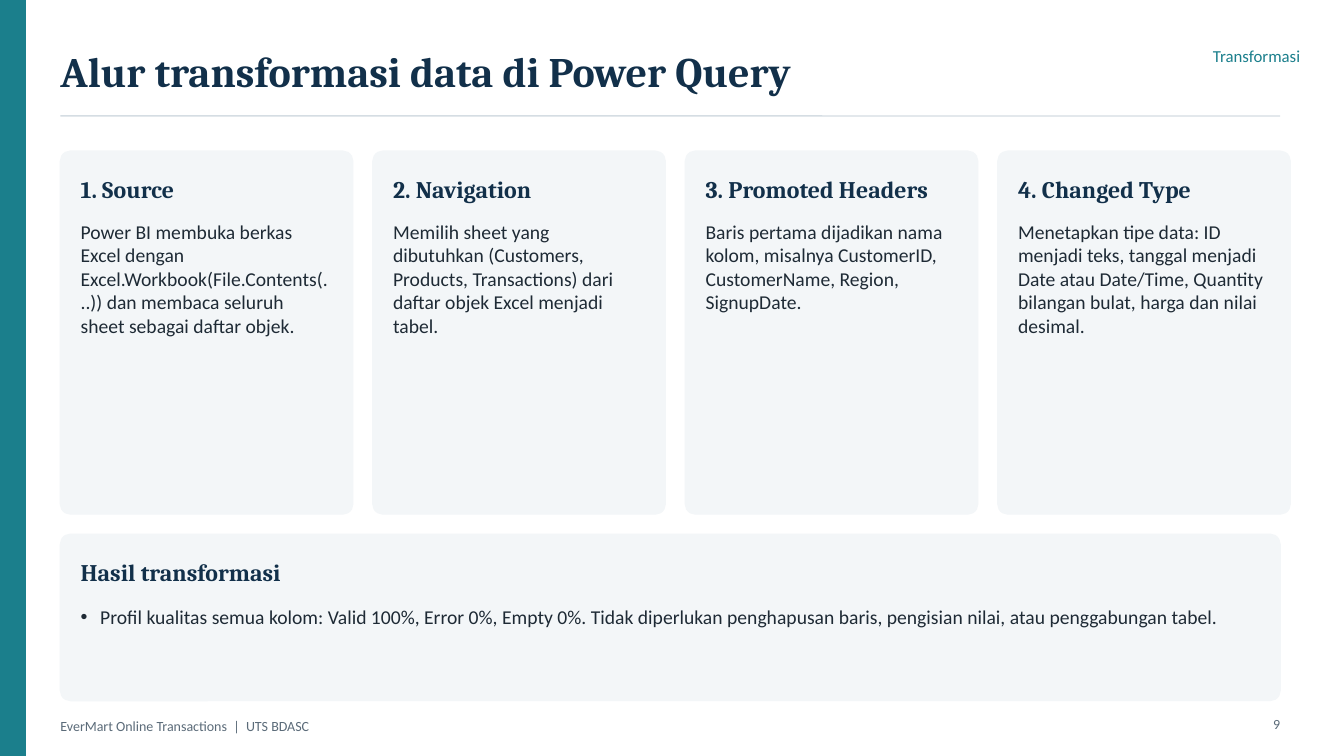
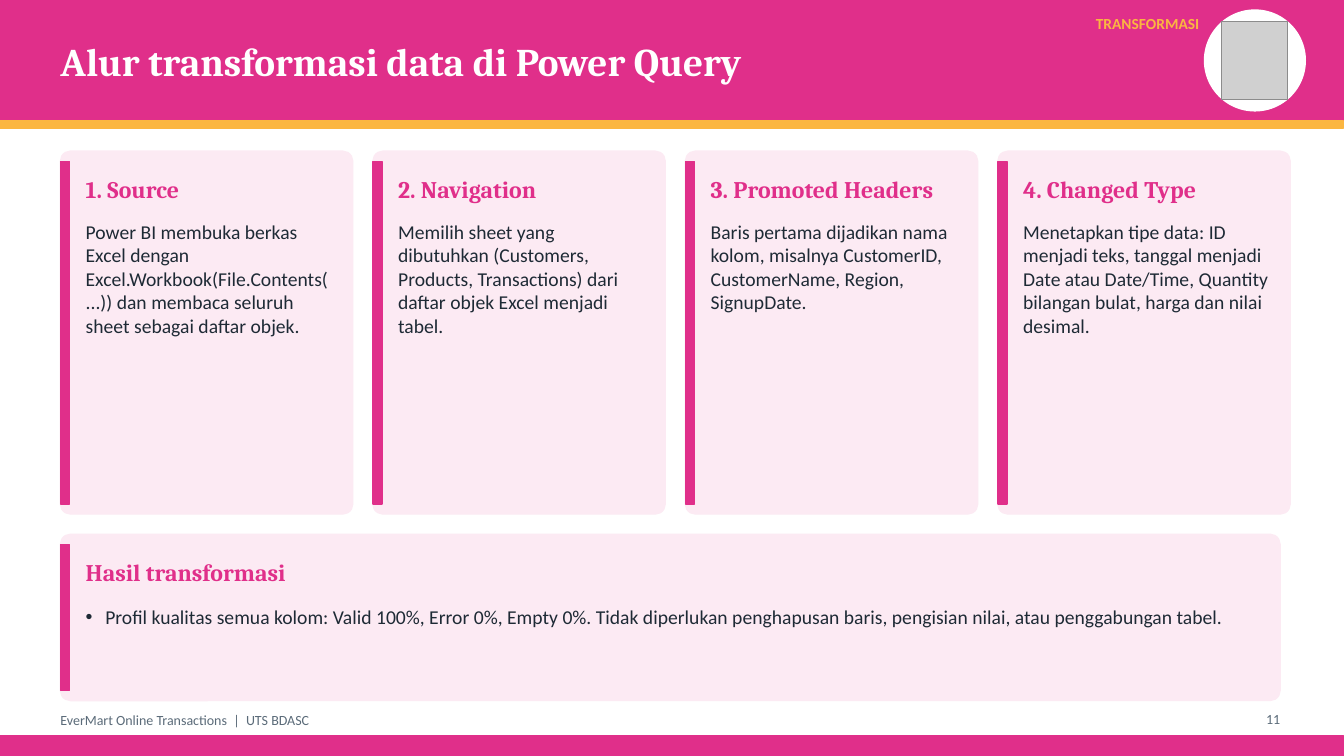
Before and after one commit to farhansech/EXACOUNT, a slide deck: slide 11 of output/EverMart_UTS_BDASC.pptx (slide 9 before the commit). Drawn at 1344x756 pixels with LibreOffice and Linux fonts; fonts in the diff are those of the drawing; grey boxes stand for pictures. Boxes give left, top, right and bottom in pixels: in the first picture for what was removed or moved away, otherwise in the second. Text is boxed around its words. In the diff, an @@ line names an element or a change of style, - is before the commit and + after.

```diff
--- a/output/EverMart_UTS_BDASC.pptx
+++ b/output/EverMart_UTS_BDASC.pptx
@@ rectangle removed at bbox=[0, 0, 25, 756] @@
@@ rectangle added at bbox=[0, 0, 1344, 121], fill #E02F8A, outline #E02F8A 1 pt @@
@@ text "Alur transformasi data di Power ...": place and size @@
-text "Alur transformasi data di Power ..." at bbox=[60, 57, 790, 97]
+text "Alur transformasi data di Power ..." at bbox=[60, 48, 741, 85]
@@ text "Alur transformasi data di Power ..." at bbox=[60, 48, 741, 85]: size 30 to 28 pt, text colour #12304A to #FFFFFF @@
@@ text at bbox=[1096, 19, 1199, 29]: text changed; size 12 to 11 pt; text colour #1B7F8C to #FBB641; bold on @@
-Transformasi
+TRANSFORMASI
@@ ellipse added at bbox=[1205, 10, 1306, 111], fill #FFFFFF, outline #FFFFFF 1 pt @@
@@ picture added at bbox=[1222, 21, 1289, 100] @@
@@ line removed from (60, 116) to (1280, 116) @@
@@ rectangle added at bbox=[0, 121, 1344, 128], fill #FBB641, outline #FBB641 1 pt @@
@@ rectangle added at bbox=[60, 161, 70, 504], fill #E02F8A, outline #E02F8A 1 pt @@
@@ rectangle added at bbox=[373, 161, 382, 504], fill #E02F8A, outline #E02F8A 1 pt @@
@@ rectangle added at bbox=[686, 161, 695, 504], fill #E02F8A, outline #E02F8A 1 pt @@
@@ rectangle added at bbox=[998, 161, 1007, 504], fill #E02F8A, outline #E02F8A 1 pt @@
@@ text colour #12304A to #E02F8A in 5 elements at bbox=[86, 564, 286, 581], bbox=[398, 181, 536, 203], bbox=[711, 181, 933, 198], bbox=[86, 182, 179, 198], bbox=[1023, 181, 1196, 203] @@
@@ text "Power BI membuka berkas Excel ..." rewrapped from bbox=[81, 225, 328, 337] to bbox=[86, 225, 328, 337] @@
@@ text "Memilih sheet yang dibutuhkan (Customers, ...": place and size @@
-text "Memilih sheet yang dibutuhkan (Customers, ..." at bbox=[393, 225, 613, 333]
+text "Memilih sheet yang dibutuhkan (Customers, ..." at bbox=[398, 225, 618, 333]
@@ text "Baris pertama dijadikan nama kolom, ...": place and size @@
-text "Baris pertama dijadikan nama kolom, ..." at bbox=[706, 225, 943, 313]
+text "Baris pertama dijadikan nama kolom, ..." at bbox=[711, 225, 948, 313]
@@ text "Menetapkan tipe data: ID menjadi ...": place and size @@
-text "Menetapkan tipe data: ID menjadi ..." at bbox=[1018, 225, 1262, 333]
+text "Menetapkan tipe data: ID menjadi ..." at bbox=[1023, 225, 1268, 333]
@@ fill #F3F6F8 to #FCEAF3; outline #F3F6F8 1 pt to #FCEAF3 1 pt in 5 elements at bbox=[60, 151, 353, 514], bbox=[373, 151, 665, 514], bbox=[686, 151, 978, 514], bbox=[998, 151, 1291, 514], bbox=[60, 534, 1280, 701] @@
@@ rectangle added at bbox=[60, 544, 70, 691], fill #E02F8A, outline #E02F8A 1 pt @@
@@ text "Profil kualitas semua kolom: Valid ...": place and size @@
-text "Profil kualitas semua kolom: Valid ..." at bbox=[100, 610, 1217, 628]
+text "Profil kualitas semua kolom: Valid ..." at bbox=[105, 610, 1222, 628]
@@ text "EverMart Online Transactions | UTS ...": place and size @@
-text "EverMart Online Transactions | UTS ..." at bbox=[60, 721, 309, 731]
+text "EverMart Online Transactions | UTS ..." at bbox=[60, 715, 309, 725]
@@ page number added at bbox=[1266, 715, 1280, 724], 10 pt, text #5B6B79 @@
+11
@@ rectangle added at bbox=[0, 736, 1344, 756], fill #E02F8A, outline #E02F8A 1 pt @@
@@ page number removed at bbox=[1273, 720, 1280, 729] @@
-9
```
Also in this commit, not shown: 34 other slides changed, 7 slides added, 1 slide removed, 1 other file.
